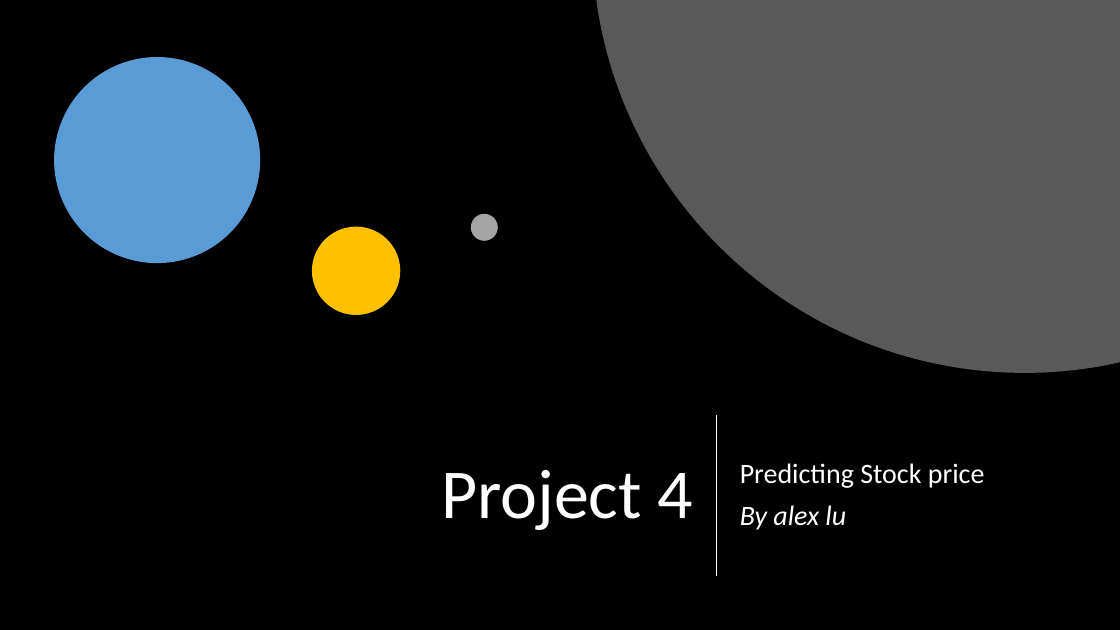
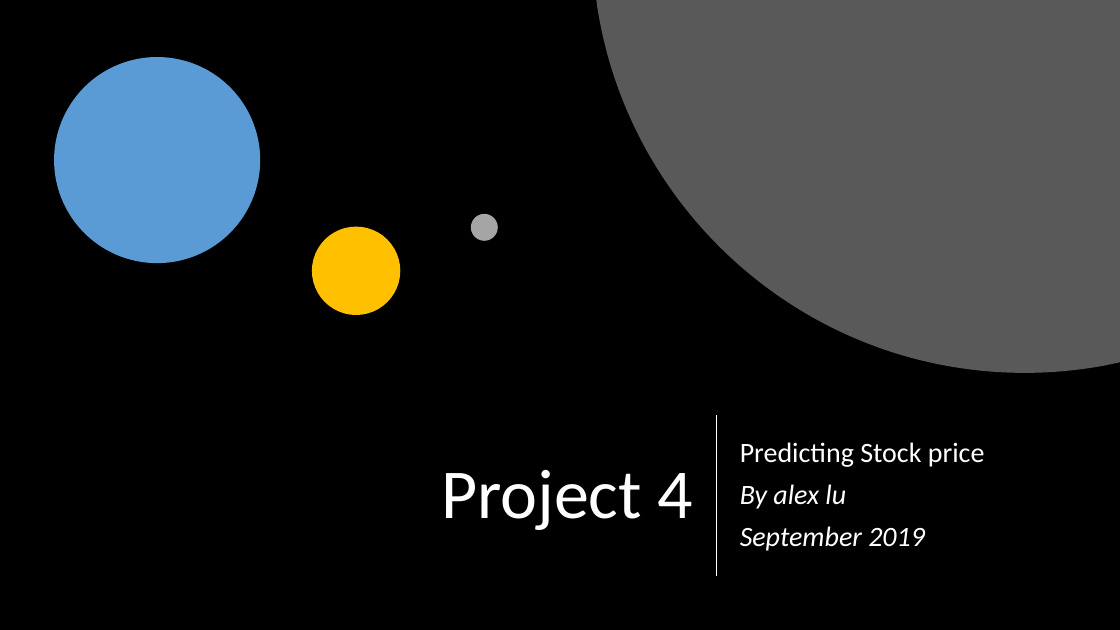
Before and after one commit to alexxlu/Project4, a slide deck: slide 1 of Stock Price prediction.pptx. Drawn at 1120x630 pixels with LibreOffice and Linux fonts; fonts in the diff are those of the drawing. Boxes give left, top, right and bottom in pixels: in the first picture for what was removed or moved away, otherwise in the second. Text is boxed around its words. In the diff, an @@ line names an element or a change of style, - is before the commit and + after.

```diff
--- a/Stock Price prediction.pptx
+++ b/Stock Price prediction.pptx
@@ subtitle at (740,526,925,551): paragraph added @@
+September 2019
```
Also in this commit, not shown: 5 other slides changed, 2 other files.
